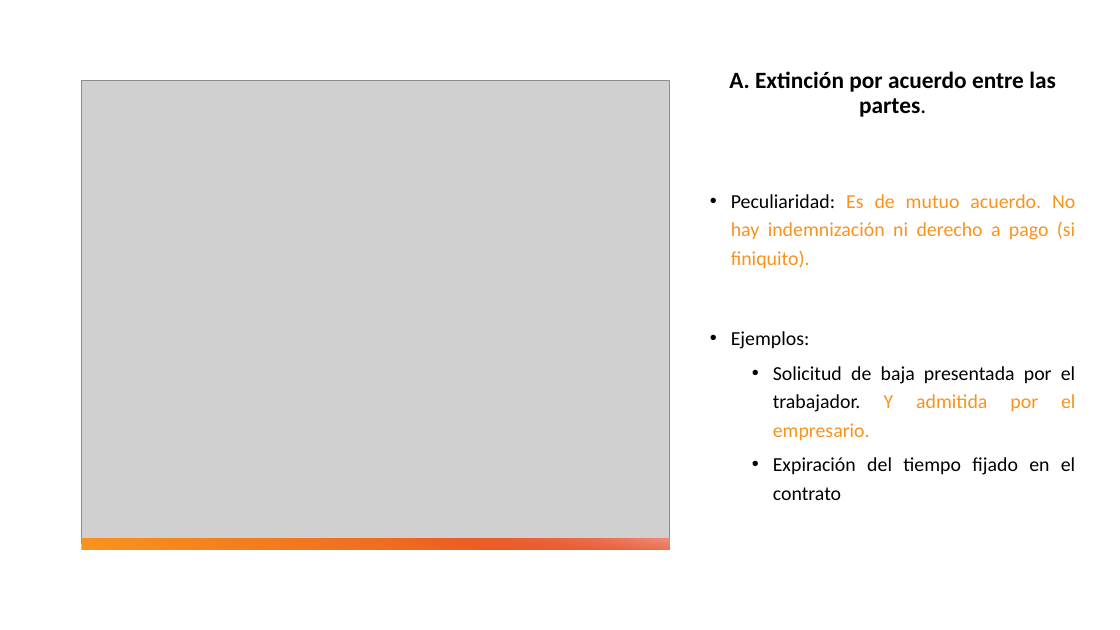
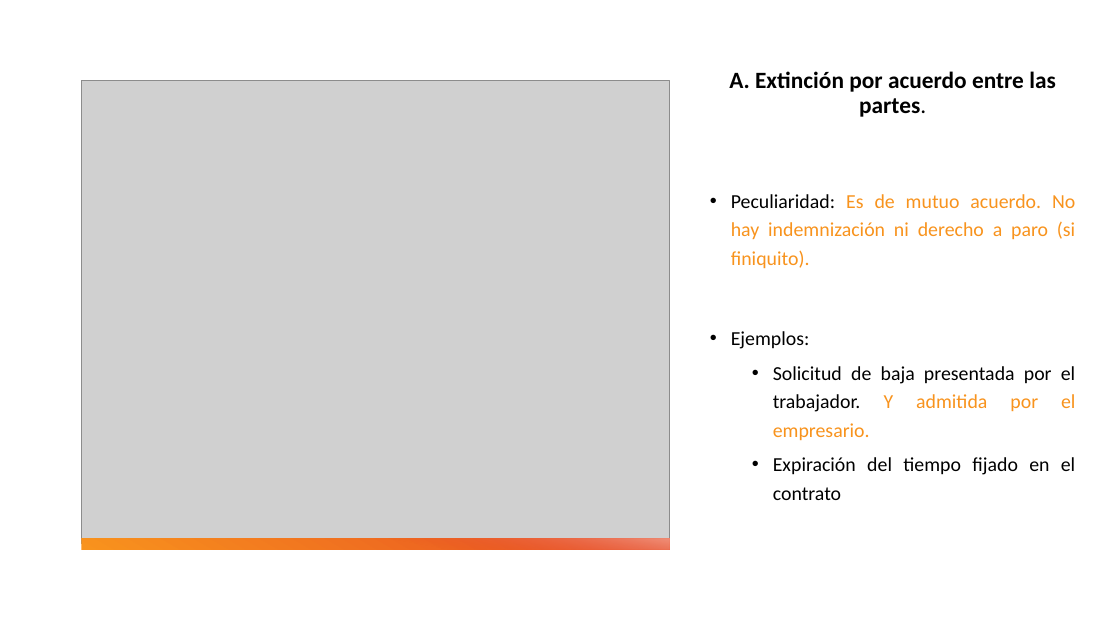
Before and after one commit to DiMaPaGa/daw1, a slide deck: slide 18 of PROGRAMACION/FOL/TEMA 3 FOL 2023 2024.pptx. Drawn at 1120x630 pixels with LibreOffice and Linux fonts; fonts in the diff are those of the drawing; grey boxes stand for pictures. Boxes give left, top, right and bottom in pixels: in the first picture for what was removed or moved away, otherwise in the second. Text is boxed around its words. In the diff, an @@ line names an element or a change of style, - is before the commit and + after.

```diff
--- a/PROGRAMACION/FOL/TEMA 3 FOL 2023 2024.pptx
+++ b/PROGRAMACION/FOL/TEMA 3 FOL 2023 2024.pptx
@@ text at (731,194,1075,269): text changed @@
-• Peculiaridad: Es de mutuo acuerdo. No hay indemnización ni derecho a pago (si finiquito).
+• Peculiaridad: Es de mutuo acuerdo. No hay indemnización ni derecho a paro (si finiquito).
```
Also in this commit, not shown: 1 other slide changed, 5 other files.
